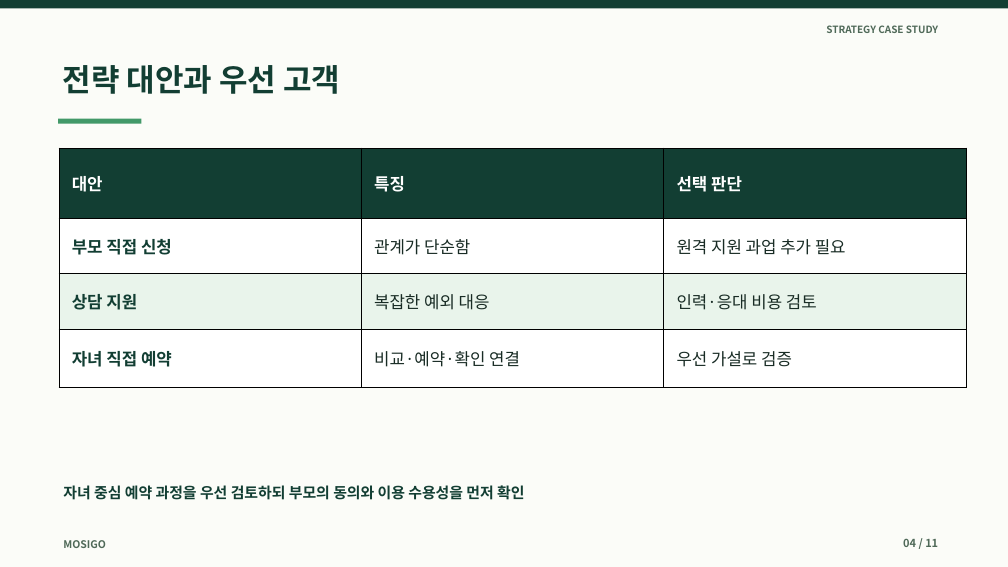
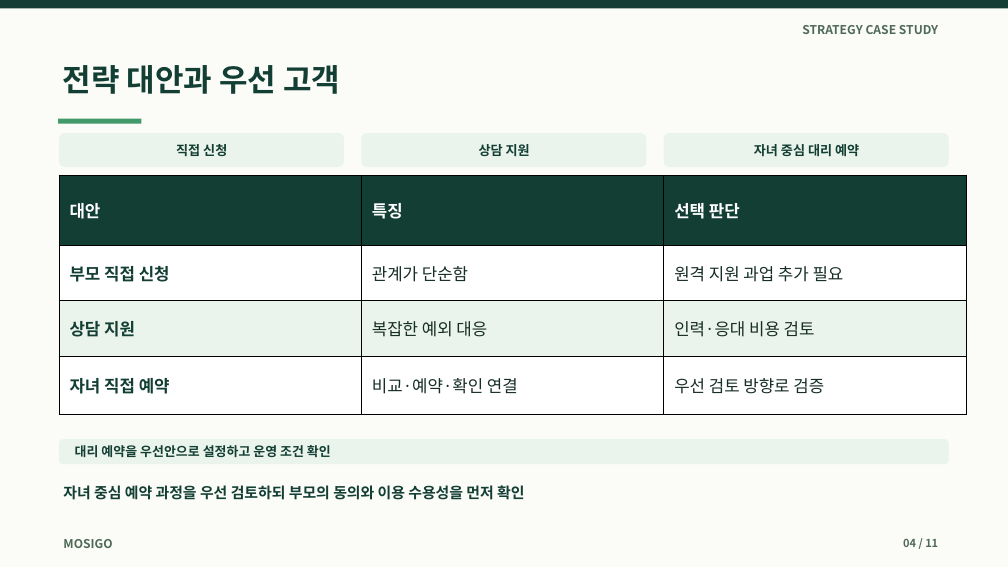
Before and after one commit to dohyunkimmm/mosigo-case-study, a slide deck: slide 4 of downloads/mosigo_report.pptx. Drawn at 1008x567 pixels with LibreOffice and Linux fonts; fonts in the diff are those of the drawing. Boxes give left, top, right and bottom in pixels: in the first picture for what was removed or moved away, otherwise in the second. Text is boxed around its words. In the diff, an @@ line names an element or a change of style, - is before the commit and + after.

Commit message:
design: MOSIGO Case Study 본문·발표자료·문서 QA 개선
* style: improve MOSIGO readability and mobile document controls

* content: use clear scenario terminology and clarify estimates without overstating outcomes

* content: adopt neutral scenario and planning language in MOSIGO materials

* content: adopt neutral scenario and planning language in MOSIGO materials

* design: modernize MOSIGO 11-slide editable presentation and scenario labels

* ci: preserve reviewed MOSIGO editable slide visuals during preview regeneration

* content: harmonize MOSIGO IR wording while retaining recorded figures and layouts

* fix: normalize MOSIGO visual slide text fonts for PDF and QA

* test: align MOSIGO smoke with scenario labels

* test: support refreshed MOSIGO source and generated PDF slide wording

* copy: refine scenario terminology for natural Korean reading

* copy: refine scenario terminology for natural Korean reading

* fix: remove duplicated Korean label in MOSIGO business scenario controls

```diff
--- a/downloads/mosigo_report.pptx
+++ b/downloads/mosigo_report.pptx
@@ text "STRATEGY CASE STUDY" at bbox=[802, 25, 938, 34]: size 9.5 to 11.5 pt @@
@@ rounded rectangle added at bbox=[59, 133, 344, 167], fill #EAF4EC @@
@@ text added at bbox=[176, 144, 227, 156], 12.5 pt, text #123E33, bold @@
+직접 신청
@@ rounded rectangle added at bbox=[361, 133, 647, 167], fill #EAF4EC @@
@@ text added at bbox=[479, 144, 530, 156], 12.5 pt, text #123E33, bold @@
+상담 지원
@@ rounded rectangle added at bbox=[664, 133, 949, 167], fill #EAF4EC @@
@@ text added at bbox=[754, 144, 859, 157], 12.5 pt, text #123E33, bold @@
+자녀 중심 대리 예약
@@ table at bbox=[59, 175, 966, 403] @@
-row 4, column 3: 우선 가설로 검증
+row 4, column 3: 우선 검토 방향로 검증
@@ fill #E9F4EB to #EAF4EC in row 3 @@
@@ text colour #192C25 to #172E25 in "관계가 단순함", "원격 지원 과업 추가 필요", "복잡한 예외 대응", "인력·응대 비용 검토" and 1 more places @@
@@ table: place and size @@
-table at bbox=[59, 148, 966, 387]
+table at bbox=[59, 175, 966, 403]
@@ rounded rectangle added at bbox=[59, 439, 949, 464], fill #EAF4EC @@
@@ text added at bbox=[75, 445, 331, 457], 12.3 pt, text #123E33, bold @@
+대리 예약을 우선안으로 설정하고 운영 조건 확인
@@ text "MOSIGO" at bbox=[63, 539, 112, 548]: size 10 to 11.5 pt @@
```
Also in this commit, not shown: 10 other slides changed, 8 other files.
